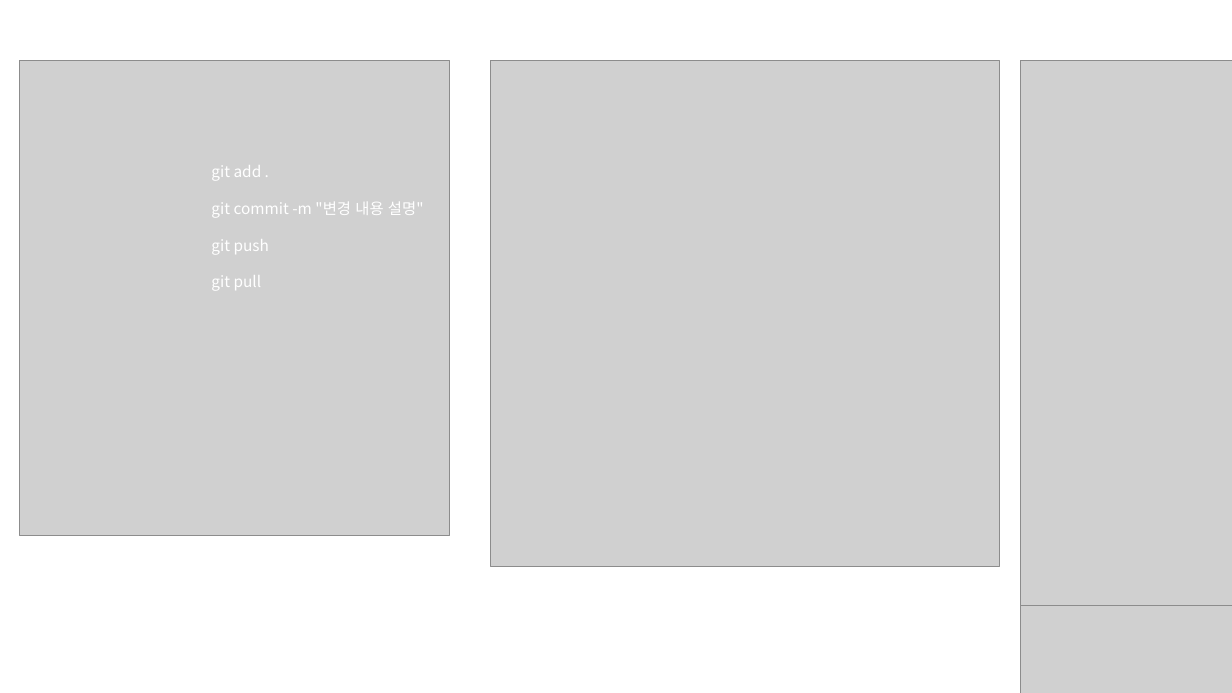
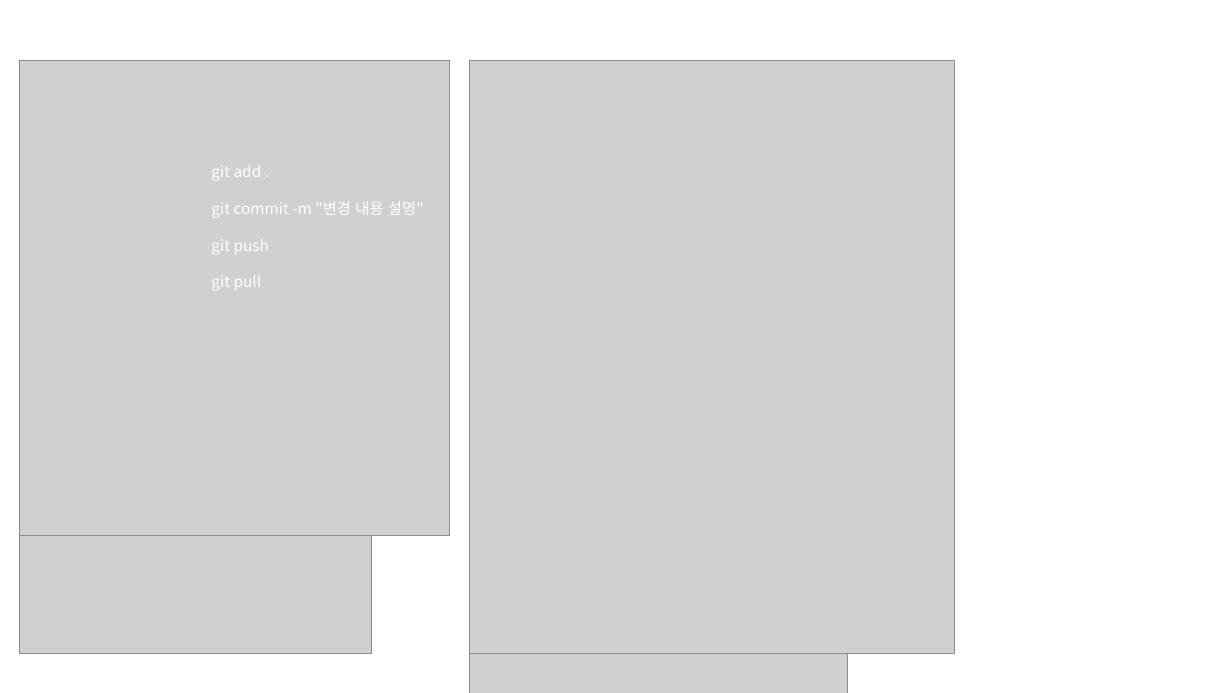
Before and after one commit to toronce/Yahoo-Finance, a slide deck: slide 8 of Yahoo HitHub 등록하기.pptx. Drawn at 1232x693 pixels with LibreOffice and Linux fonts; fonts in the diff are those of the drawing; grey boxes stand for pictures. Boxes give left, top, right and bottom in pixels: in the first picture for what was removed or moved away, otherwise in the second. Text is boxed around its words. In the diff, an @@ line names an element or a change of style, - is before the commit and + after.

```diff
--- a/Yahoo HitHub 등록하기.pptx
+++ b/Yahoo HitHub 등록하기.pptx
@@ picture: place and size @@
-picture at [491, 60, 999, 567]
+picture at [470, 60, 955, 653]
@@ picture removed at [1021, 60, 1232, 605] @@
@@ picture added at [19, 536, 372, 653] @@
@@ picture removed at [1021, 605, 1232, 693] @@
@@ picture added at [470, 653, 848, 693] @@
```
Also in this commit, not shown: 1 slide added, 1 other file.
